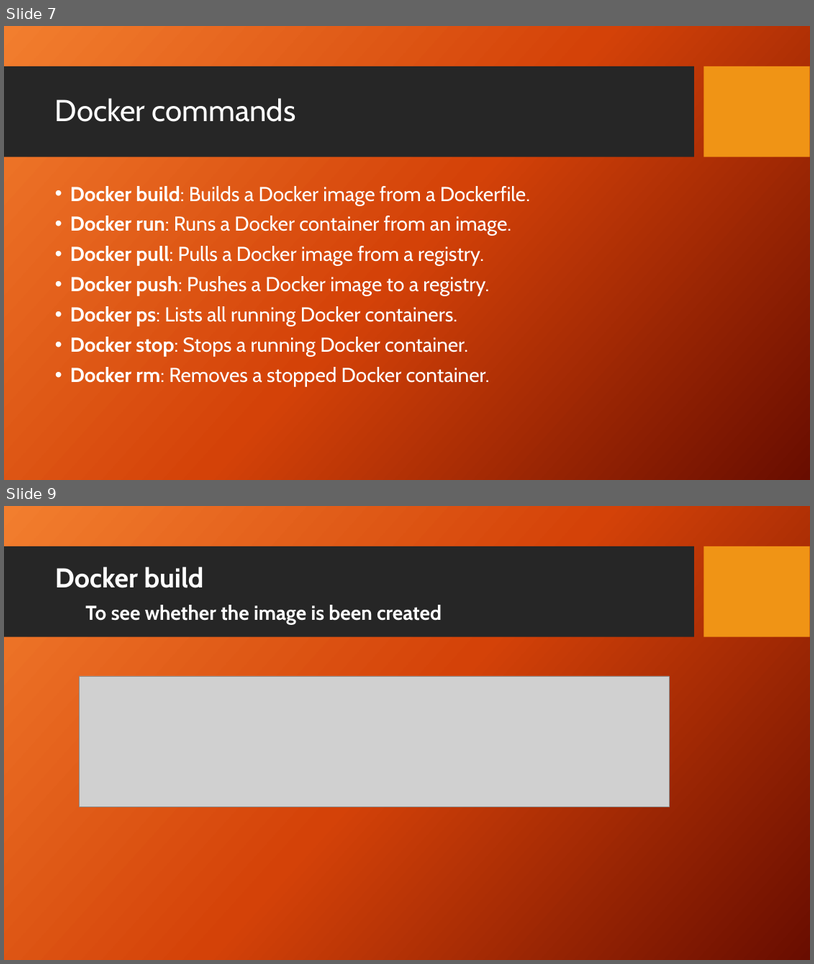
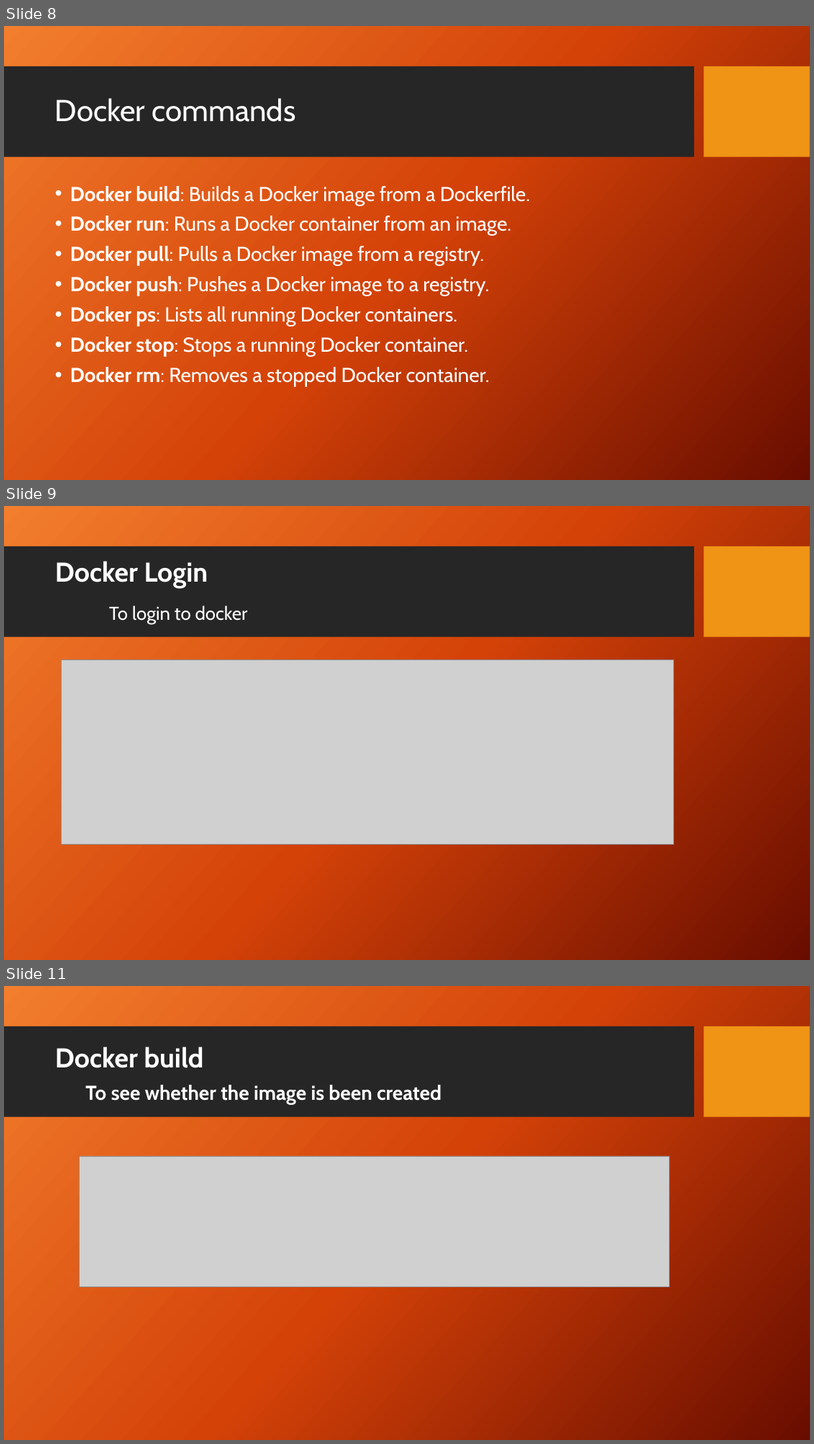
Before and after one commit to Vi46/Docker-Docment, a slide deck: DockerIzation Documentation.pptx. Shown one above the other, each under a label of ours: slides 7 and 9 before the commit, slides 8, 9 and 11 after it; the slides between them are not shown. The pictures are 814x964 and 814x1444 pixels, drawn with LibreOffice and Linux fonts; fonts in the diff are those of the drawing; grey boxes stand for pictures; background and template pictures are left out. Boxes give left, top, right and bottom in pixels: in the first picture for what was removed or moved away, otherwise in the second. Text is boxed around its words. In the diff, an @@ line names an element or a change of style, - is before the commit and + after.

```diff
--- a/DockerIzation Documentation.pptx
+++ b/DockerIzation Documentation.pptx
@@ slide 9 added at (x1=4, y1=506, x2=810, y2=960), background picture (left out); not listed: 2 template elements that a slide beside it also shows @@
@@ title added at (x1=55, y1=561, x2=208, y2=588), 32.4 pt, text #FFFFFF, bold @@
+Docker Login
@@ text added at (x1=109, y1=605, x2=248, y2=623), 22.2 pt, text #FFFFFF @@
+To login to docker
@@ picture added at (x1=61, y1=660, x2=674, y2=844) @@
@@ what was slide 7 is now slide 8 @@
@@ what was slide 9 is now slide 11 @@
```
Also in this commit, not shown: 5 slides changed, 1 other slide added.
